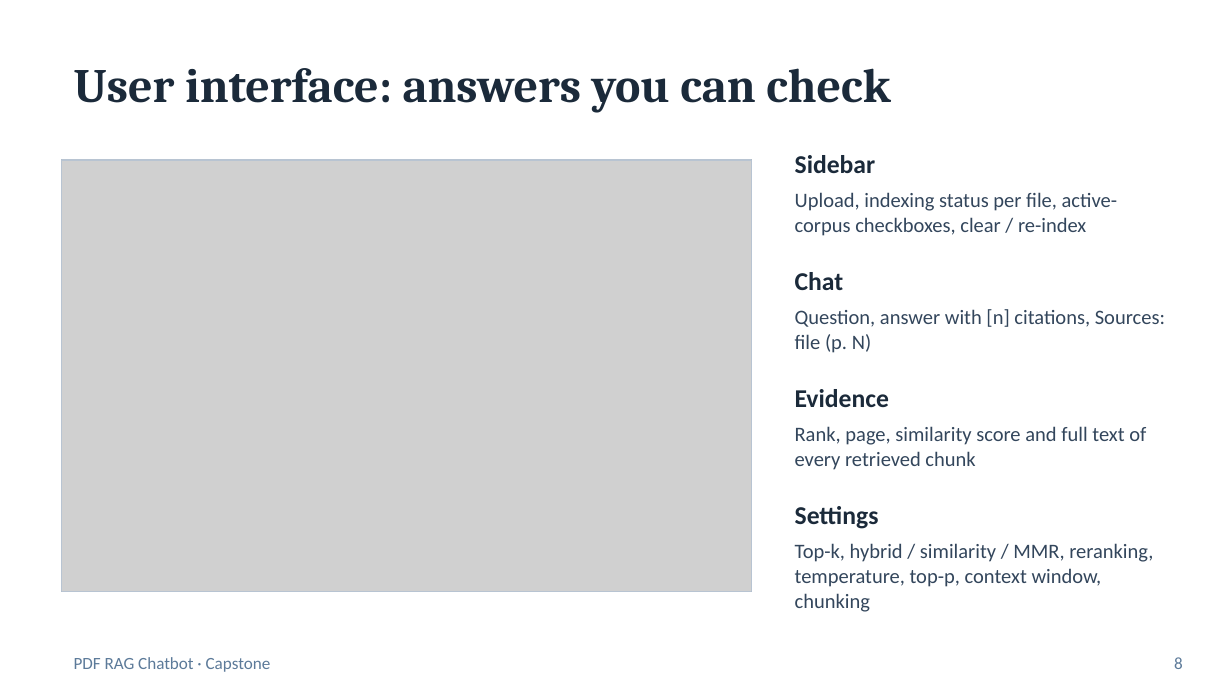
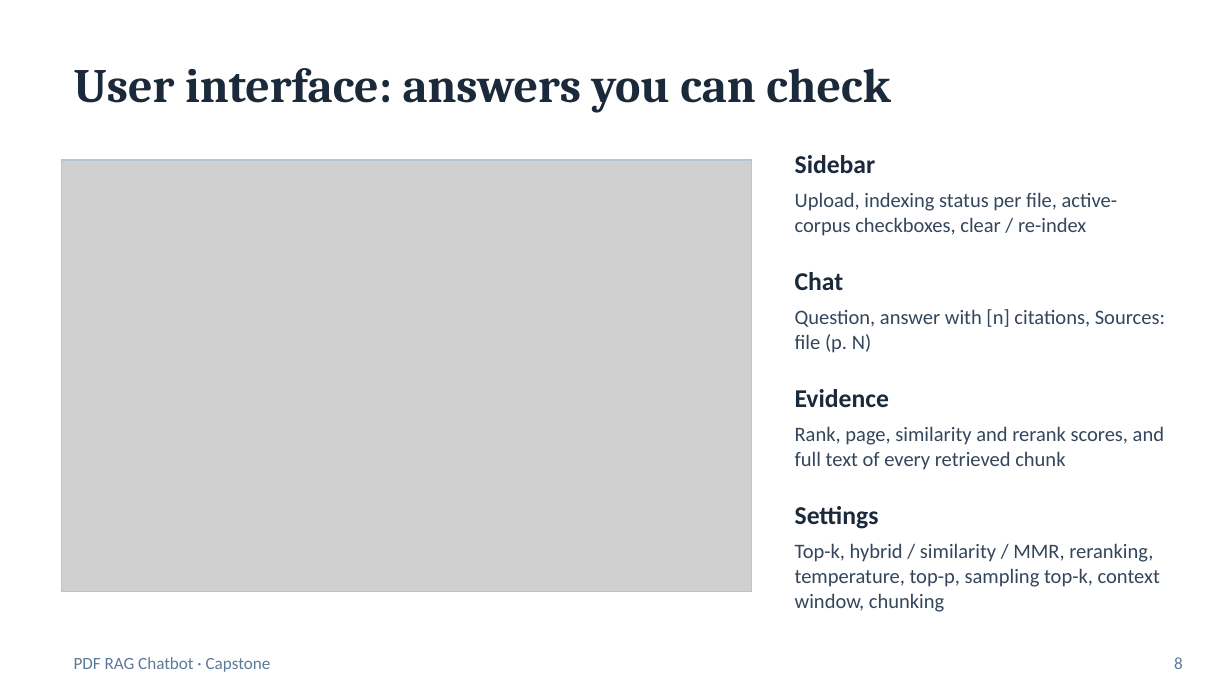
Before and after one commit to sabareesh-r23/pdf-rag-chatbot-old, a slide deck: slide 8 of docs/presentation/RAG_PDF_Chatbot_Capstone.pptx. Drawn at 1232x693 pixels with LibreOffice and Linux fonts; fonts in the diff are those of the drawing; grey boxes stand for pictures. Boxes give left, top, right and bottom in pixels: in the first picture for what was removed or moved away, otherwise in the second. Text is boxed around its words. In the diff, an @@ line names an element or a change of style, - is before the commit and + after.

```diff
--- a/docs/presentation/RAG_PDF_Chatbot_Capstone.pptx
+++ b/docs/presentation/RAG_PDF_Chatbot_Capstone.pptx
@@ text at bbox=[795, 426, 1164, 470]: text changed @@
-Rank, page, similarity score and full text of every retrieved chunk
+Rank, page, similarity and rerank scores, and full text of every retrieved chunk
@@ text at bbox=[795, 543, 1160, 612]: text changed @@
-Top-k, hybrid / similarity / MMR, reranking, temperature, top-p, context window, chunking
+Top-k, hybrid / similarity / MMR, reranking, temperature, top-p, sampling top-k, context window, chunking
```
Also in this commit, not shown: 14 other files.
